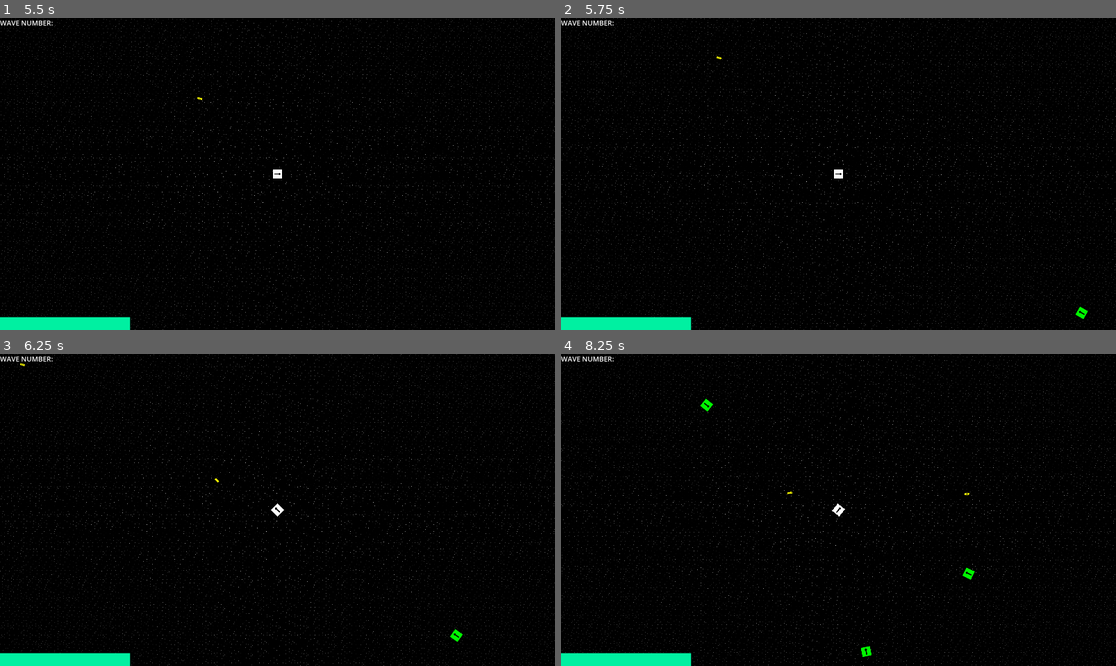
Above: before the commit, frames 1-4 (two rows, left to right).
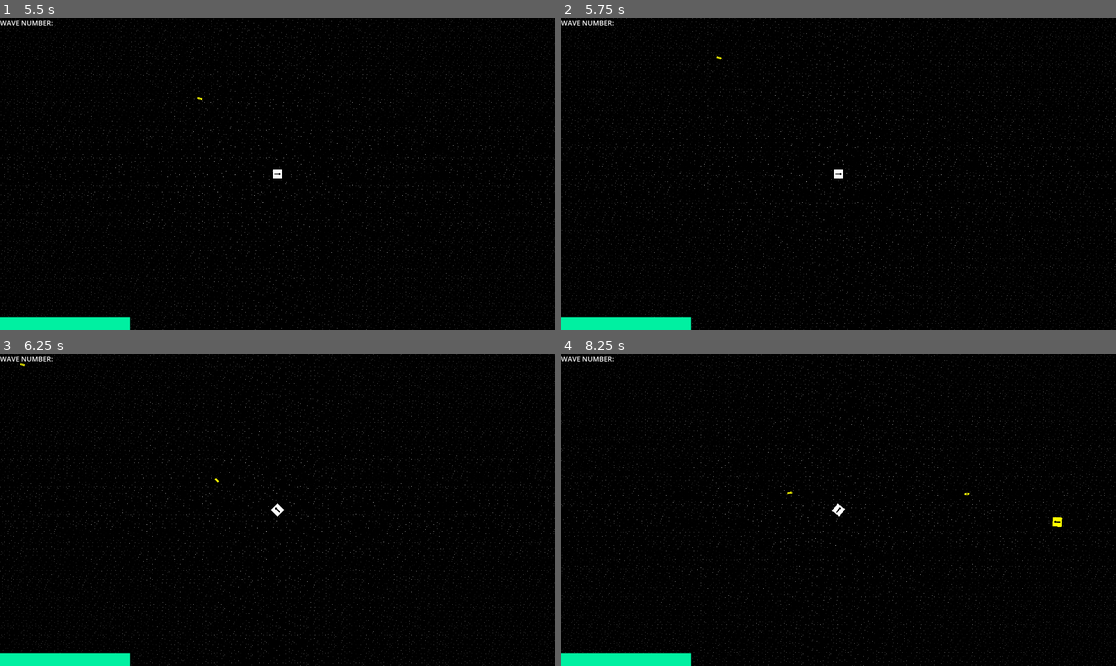
Above: after the commit, the same moments.

Repository: PoloLoveTaco/AstroSurvivor
Game: Godot game, scene res://scenes/test_map.tscn
Same seed, same stepped clock (60 frames per second), same inputs: the game is played once before the commit and once after it.
Inputs (mouse positions are in pixels of both pictures, inside the frame that each line leads up to):
- Up to frame 1 (5.5 s): tap Enter at 0.5 s; move the mouse to (399, 158) at 0.52 s; hold D (right) 0.53-1.28 s; move the mouse to (166, 189) at 1.27 s; hold S (down) 1.28-2.03 s; move the mouse to (333, 105) at 2.02 s; hold D (right) 2.03-2.78 s; move the mouse to (249, 236) at 2.77 s; hold W (up) 2.78-3.53 s; move the mouse to (444, 220) at 3.52 s; hold A (left) 3.53-5.03 s; move the mouse to (111, 127) at 4.27 s; move the mouse to (305, 174) at 5.02 s; hold S (down) from 5.03 s (still down)
- Up to frame 2 (5.75 s): keep holding S (down)
- Up to frame 3 (6.25 s): move the mouse to (194, 432) at 5.77 s; release S (down) at 5.78 s; hold D (right) from 5.78 s (still down)
- Up to frame 4 (8.25 s): move the mouse to (960, 494) at 6.52 s; release D (right) at 6.53 s; hold W (up) 6.53-7.28 s; move the mouse to (727, 525) at 7.27 s; hold D (right) 7.28-8.03 s; move the mouse to (894, 441) at 8.02 s; hold S (down) from 8.03 s (still down)

Frame 1 is identical in both runs. In frame 2, less than 0.1% of the frame differs, in the area x 92-95%, y 92-97%; in frame 3, less than 0.1%; in frame 4, 0.2%, in the area x 25-91%, y 14-98%.

Commit message:
fkhgwuigfeuk

Diff:
--- /dev/null
+++ b/Ressources/normal_wave.tres
@@ -0,0 +1,11 @@
+[gd_resource type="Resource" script_class="WaveData" load_steps=2 format=3 uid="uid://cbvweicjjfw64"]
+
+[ext_resource type="Script" uid="uid://b2prupq5kb6w4" path="res://Ressources/wave_data.gd" id="1_det78"]
+
+[resource]
+script = ExtResource("1_det78")
+nb_normal_enemy = 5
+nb_scout_enemy = 5
+nb_cruiser_enemy = 2
+wave_time_max = 10.0
+metadata/_custom_type_script = "uid://b2prupq5kb6w4"
--- /dev/null
+++ b/Ressources/wave_data.gd
@@ -0,0 +1,12 @@
+extends Resource
+class_name WaveData
+
+@export var nb_normal_enemy: int
+@export var nb_scout_enemy: int
+@export var nb_cruiser_enemy: int
+
+@export var time_start_spawn_normal: float
+@export var time_start_spawn_scout: float
+@export var time_start_spawn_cruiser: float
+
+@export var wave_time_max: float
--- /dev/null
+++ b/Ressources/zone_data.gd
@@ -0,0 +1,4 @@
+extends Resource
+class_name ZoneData
+
+@export var waves: Array[WaveData] = []
--- a/Scripts/enemy_spawner.gd
+++ b/Scripts/enemy_spawner.gd
@@ -1,34 +1,161 @@
 extends Node2D
 
-@export var enemy_scene: PackedScene
-@export var spawn_every: float = 2.0
+@export_category("General")
 @export var min_spawn_distance: float = 2500.0
 @export var max_spawn_distance: float = 3000.0
+@export var normal_enemy: PackedScene = preload("res://Scenes/NormalEnemy.tscn")
+@export var scout_enemy: PackedScene = preload("res://Scenes/ScoutEnemy.tscn")
+@export var cruiser_enemy: PackedScene = preload("res://Scenes/CruiserEnemy.tscn")
+
+@export_category("Zones")
+@export var zones: Array[ZoneData]
+@export var current_zone_index: int = 0
+@export var auto_advance_zone: bool = true
 
 var _rng := RandomNumberGenerator.new()
 var _player: Node2D
 
+var _next_wave_id: int = 1
+var _waves := {}
+
+var _current_wave_idx: int = -1
+var _zone_started: bool = false
+
 func _ready() -> void:
 	_rng.randomize()
-	_player = get_tree().get_nodes_in_group("Player")[0]
-	_schedule_next_spawn()
+	var players := get_tree().get_nodes_in_group("Player")
+	if players.is_empty():
+		push_error("EnemySpawner: aucun node dans le groupe 'Player'.")
+		return
+	_player = players[0]
 
-func _schedule_next_spawn() -> void:
-	get_tree().create_timer(spawn_every).timeout.connect(_on_spawn_timeout)
-
-func _on_spawn_timeout() -> void:
-	_spawn_enemy()
-	_schedule_next_spawn()
-
-func _spawn_enemy() -> void:
-	if enemy_scene == null or _player == null:
+	if zones.is_empty():
+		push_warning("EnemySpawner: 'zones' est vide. Configure des ZoneData dans l’inspecteur.")
 		return
 
-	var enemy := enemy_scene.instantiate()
-	add_child(enemy)
+	_start_zone(current_zone_index)
 
-	var angle := _rng.randf() * TAU
-	var distance = lerp(min_spawn_distance, max_spawn_distance, _rng.randf())
-	var spawn_pos = _player.global_position + Vector2(cos(angle), sin(angle)) * distance
+func _start_zone(zone_idx: int) -> void:
+	if zone_idx < 0 or zone_idx >= zones.size():
+		push_warning("EnemySpawner: zone index hors limites.")
+		return
 
-	enemy.global_position = spawn_pos
+	_zone_started = true
+	_current_wave_idx = -1
+	_try_start_next_wave()
+
+func _try_start_next_wave() -> void:
+	var zone := zones[current_zone_index]
+	if zone == null:
+		return
+
+	_current_wave_idx += 1
+	if _current_wave_idx >= zone.waves.size():
+		if auto_advance_zone:
+			_check_end_zone_periodically()
+		return
+
+	var wave_data: WaveData = zone.waves[_current_wave_idx]
+	var wave_id := _next_wave_id
+	_next_wave_id += 1
+
+	_waves[wave_id] = {
+		"alive": 0,
+		"started_at": Time.get_ticks_msec() / 1000.0,
+		"data": wave_data,
+		"started_next": false
+	}
+
+	_schedule_wave_spawns(wave_id, wave_data)
+
+	_schedule_wave_watchdog(wave_id, wave_data.wave_time_max)
+
+func _schedule_wave_spawns(wave_id: int, data: WaveData) -> void:
+	if data.nb_normal_enemy > 0:
+		_delay_call(data.time_start_spawn_normal, func(): _spawn_batch(wave_id, normal_enemy, data.nb_normal_enemy))
+	if data.nb_scout_enemy > 0:
+		_delay_call(data.time_start_spawn_scout, func(): _spawn_batch(wave_id, scout_enemy, data.nb_scout_enemy))
+	if data.nb_cruiser_enemy > 0:
+		_delay_call(data.time_start_spawn_cruiser, func(): _spawn_batch(wave_id, cruiser_enemy, data.nb_cruiser_enemy))
+
+func _schedule_wave_watchdog(wave_id: int, wave_time_max: float) -> void:
+	if wave_time_max <= 0.0: return
+	_delay_call(wave_time_max, func():
+		if _waves.has(wave_id):
+			var info = _waves[wave_id]
+			if info.alive > 0 and not info.started_next:
+				info.started_next = true
+				_waves[wave_id] = info
+				_try_start_next_wave()
+	)
+
+func _delay_call(delay_sec: float, f: Callable) -> void:
+	var t := get_tree().create_timer(max(0.0, delay_sec))
+	t.timeout.connect(f)
+
+func _spawn_batch(wave_id: int, scene: PackedScene, count: int) -> void:
+	if scene == null or _player == null or count <= 0 or not _waves.has(wave_id):
+		return
+	for i in count:
+		var enemy := scene.instantiate()
+		add_child(enemy)
+
+		var angle := _rng.randf() * TAU
+		var distance = lerp(min_spawn_distance, max_spawn_distance, _rng.randf())
+		enemy.global_position = _player.global_position + Vector2(cos(angle), sin(angle)) * distance
+
+		enemy.set_meta("wave_id", wave_id)
+		enemy.add_to_group("enemies")
+
+		var info = _waves[wave_id]
+		info.alive += 1
+		_waves[wave_id] = info
+
+		enemy.tree_exited.connect(func():
+			_on_enemy_removed(wave_id))
+
+func _on_enemy_removed(wave_id: int) -> void:
+	if not _waves.has(wave_id):
+		return
+	var info = _waves[wave_id]
+	info.alive = max(0, info.alive - 1)
+	_waves[wave_id] = info
+
+	if info.alive == 0:
+		if not info.started_next:
+			info.started_next = true
+			_waves[wave_id] = info
+			_try_start_next_wave()
+		_delay_call(0.1, func():
+			_waves.erase(wave_id)
+			_try_finish_zone_if_needed()
+		)
+
+func _check_end_zone_periodically() -> void:
+	_delay_call(0.5, func():
+		_try_finish_zone_if_needed()
+		if _zone_started and auto_advance_zone:
+			_check_end_zone_periodically()
+	)
+
+func _try_finish_zone_if_needed() -> void:
+	var zone := zones[current_zone_index]
+	var all_launched := _current_wave_idx >= zone.waves.size()
+	var any_alive := false
+	for k in _waves.keys():
+		if _waves[k].alive > 0:
+			any_alive = true
+			break
+
+	if all_launched and not any_alive:
+		_zone_started = false
+		if auto_advance_zone:
+			current_zone_index += 1
+			if current_zone_index < zones.size():
+				_start_zone(current_zone_index)
+			else:
+				emit_signal_safe("all_zones_completed")
+
+func emit_signal_safe(signal_name: StringName) -> void:
+	if has_signal(signal_name):
+		emit_signal(signal_name)
--- a/scenes/test_map.tscn
+++ b/scenes/test_map.tscn
@@ -1,10 +1,12 @@
-[gd_scene load_steps=8 format=4 uid="uid://b8kofflg7w03l"]
+[gd_scene load_steps=22 format=4 uid="uid://b8kofflg7w03l"]
 
 [ext_resource type="PackedScene" uid="uid://la12skvujt13" path="res://Scenes/player.tscn" id="1_6ulkd"]
 [ext_resource type="Script" path="res://Scripts/test_map.gd" id="1_bdpbv"]
-[ext_resource type="PackedScene" uid="uid://crjvq200hl46w" path="res://Scenes/NormalEnemy.tscn" id="2_fn2sa"]
 [ext_resource type="Texture2D" uid="uid://dk4gf0yvg0jml" path="res://Assets/space_001.png" id="3_57l66"]
 [ext_resource type="Script" uid="uid://x3avyum83o50" path="res://Scripts/enemy_spawner.gd" id="4_gbc2j"]
+[ext_resource type="Script" uid="uid://bt54pkxigyp24" path="res://Ressources/zone_data.gd" id="5_leqta"]
+[ext_resource type="Script" uid="uid://b2prupq5kb6w4" path="res://Ressources/wave_data.gd" id="6_kr5nf"]
+[ext_resource type="Resource" uid="uid://cbvweicjjfw64" path="res://Ressources/normal_wave.tres" id="7_wc3g0"]
 
 [sub_resource type="TileSetAtlasSource" id="TileSetAtlasSource_p21b5"]
 texture = ExtResource("3_57l66")
@@ -18,6 +20,66 @@
 tile_size = Vector2i(32, 32)
 sources/0 = SubResource("TileSetAtlasSource_p21b5")
 
+[sub_resource type="Resource" id="Resource_v78cv"]
+script = ExtResource("5_leqta")
+waves = Array[ExtResource("6_kr5nf")]([ExtResource("7_wc3g0"), ExtResource("7_wc3g0")])
+metadata/_custom_type_script = "uid://bt54pkxigyp24"
+
+[sub_resource type="Resource" id="Resource_o5igy"]
+script = ExtResource("5_leqta")
+waves = Array[ExtResource("6_kr5nf")]([ExtResource("7_wc3g0"), ExtResource("7_wc3g0")])
+metadata/_custom_type_script = "uid://bt54pkxigyp24"
+
+[sub_resource type="Resource" id="Resource_vi334"]
+script = ExtResource("5_leqta")
+waves = Array[ExtResource("6_kr5nf")]([ExtResource("7_wc3g0"), ExtResource("7_wc3g0"), ExtResource("7_wc3g0")])
+metadata/_custom_type_script = "uid://bt54pkxigyp24"
+
+[sub_resource type="Resource" id="Resource_6j8u5"]
+script = ExtResource("5_leqta")
+waves = Array[ExtResource("6_kr5nf")]([ExtResource("7_wc3g0"), ExtResource("7_wc3g0")])
+metadata/_custom_type_script = "uid://bt54pkxigyp24"
+
+[sub_resource type="Resource" id="Resource_xfoml"]
+script = ExtResource("5_leqta")
+waves = Array[ExtResource("6_kr5nf")]([ExtResource("7_wc3g0"), ExtResource("7_wc3g0"), ExtResource("7_wc3g0")])
+metadata/_custom_type_script = "uid://bt54pkxigyp24"
+
+[sub_resource type="Resource" id="Resource_ahe7h"]
+script = ExtResource("5_leqta")
+waves = Array[ExtResource("6_kr5nf")]([ExtResource("7_wc3g0"), ExtResource("7_wc3g0"), ExtResource("7_wc3g0"), ExtResource("7_wc3g0")])
+metadata/_custom_type_script = "uid://bt54pkxigyp24"
+
+[sub_resource type="Resource" id="Resource_30gp1"]
+script = ExtResource("5_leqta")
+waves = Array[ExtResource("6_kr5nf")]([ExtResource("7_wc3g0"), ExtResource("7_wc3g0"), ExtResource("7_wc3g0"), ExtResource("7_wc3g0")])
+metadata/_custom_type_script = "uid://bt54pkxigyp24"
+
+[sub_resource type="Resource" id="Resource_ltvoi"]
+script = ExtResource("5_leqta")
+waves = Array[ExtResource("6_kr5nf")]([ExtResource("7_wc3g0"), ExtResource("7_wc3g0"), ExtResource("7_wc3g0")])
+metadata/_custom_type_script = "uid://bt54pkxigyp24"
+
+[sub_resource type="Resource" id="Resource_5nkue"]
+script = ExtResource("5_leqta")
+waves = Array[ExtResource("6_kr5nf")]([ExtResource("7_wc3g0"), ExtResource("7_wc3g0"), ExtResource("7_wc3g0"), ExtResource("7_wc3g0"), ExtResource("7_wc3g0")])
+metadata/_custom_type_script = "uid://bt54pkxigyp24"
+
+[sub_resource type="Resource" id="Resource_l6km1"]
+script = ExtResource("5_leqta")
+waves = Array[ExtResource("6_kr5nf")]([ExtResource("7_wc3g0"), ExtResource("7_wc3g0"), ExtResource("7_wc3g0"), ExtResource("7_wc3g0"), ExtResource("7_wc3g0")])
+metadata/_custom_type_script = "uid://bt54pkxigyp24"
+
+[sub_resource type="Resource" id="Resource_pvenh"]
+script = ExtResource("5_leqta")
+waves = Array[ExtResource("6_kr5nf")]([ExtResource("7_wc3g0"), ExtResource("7_wc3g0"), ExtResource("7_wc3g0"), ExtResource("7_wc3g0"), ExtResource("7_wc3g0")])
+metadata/_custom_type_script = "uid://bt54pkxigyp24"
+
+[sub_resource type="Resource" id="Resource_2627l"]
+script = ExtResource("5_leqta")
+waves = Array[ExtResource("6_kr5nf")]([ExtResource("7_wc3g0"), ExtResource("7_wc3g0"), ExtResource("7_wc3g0"), ExtResource("7_wc3g0"), ExtResource("7_wc3g0")])
+metadata/_custom_type_script = "uid://bt54pkxigyp24"
+
 [node name="Test Map" type="Node2D"]
 script = ExtResource("1_bdpbv")
 
@@ -30,7 +92,4 @@
 
 [node name="EnemySpawner" type="Node2D" parent="."]
 script = ExtResource("4_gbc2j")
-enemy_scene = ExtResource("2_fn2sa")
-spawn_every = 1.0
-min_spawn_distance = 1000.0
-max_spawn_distance = 2000.0
+zones = Array[ExtResource("5_leqta")]([SubResource("Resource_v78cv"), SubResource("Resource_o5igy"), SubResource("Resource_vi334"), SubResource("Resource_6j8u5"), SubResource("Resource_xfoml"), SubResource("Resource_ahe7h"), SubResource("Resource_30gp1"), SubResource("Resource_ltvoi"), SubResource("Resource_5nkue"), SubResource("Resource_l6km1"), SubResource("Resource_pvenh"), SubResource("Resource_2627l")])
Not shown, added: Ressources/wave_data.gd.uid
Not shown, added: Ressources/zone_data.gd.uid
